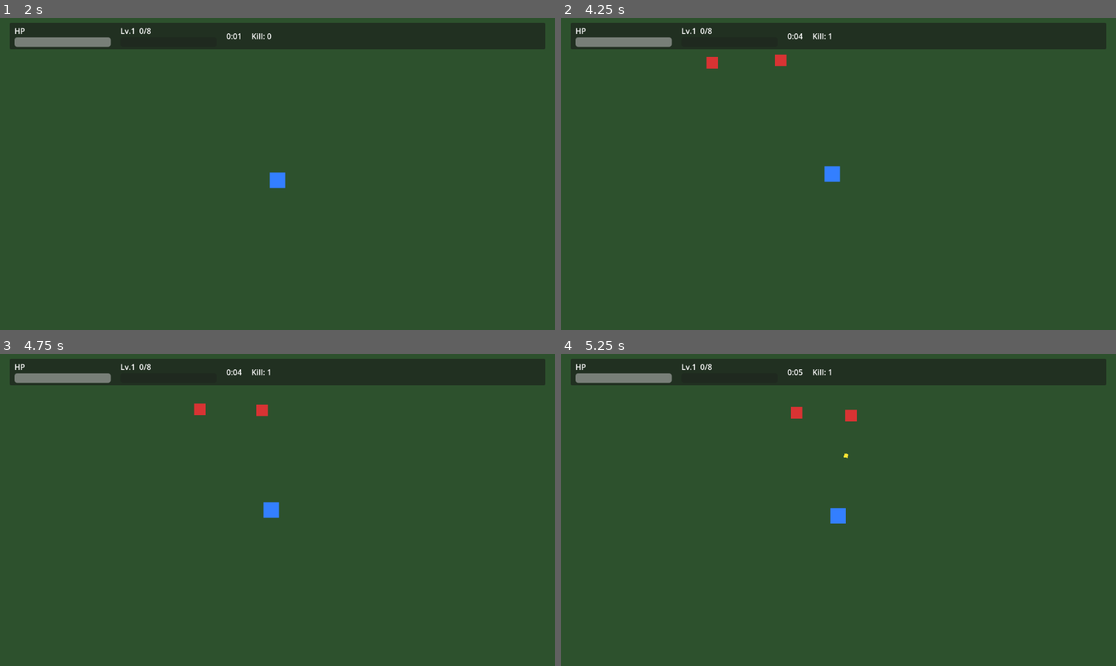
Above: before the commit, frames 1-4 (two rows, left to right).
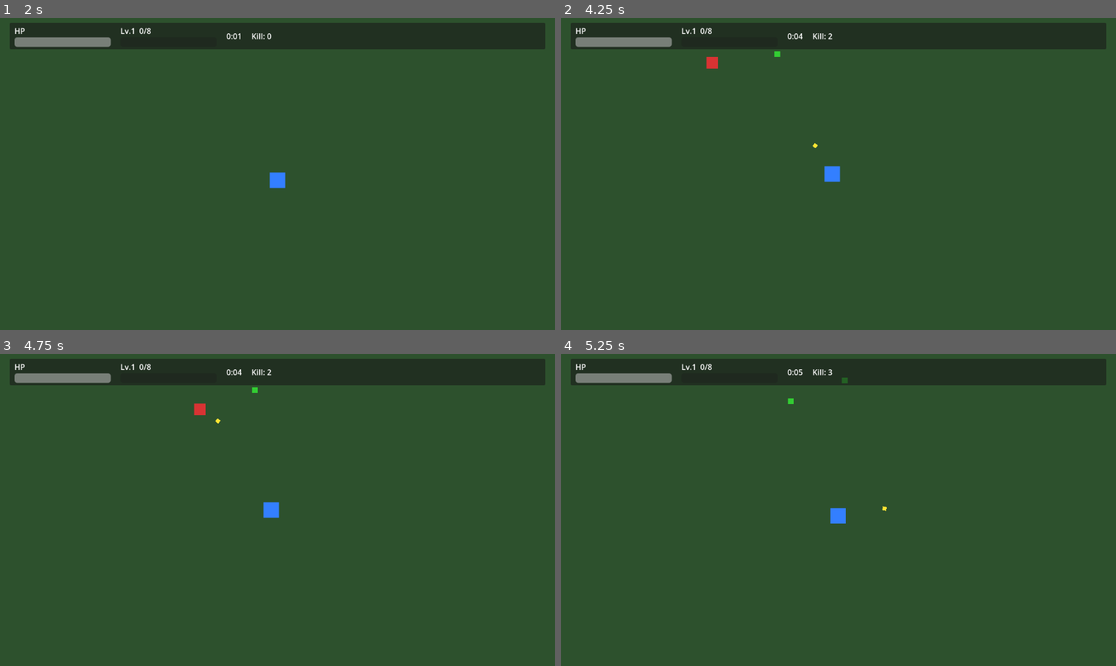
Above: after the commit, the same moments.

Repository: XxRa1n/demo-01
Game: Godot game, scene res://scenes/main.tscn
Same seed, same stepped clock (60 frames per second), same inputs: the game is played once before the commit and once after it.
Inputs (mouse positions are in pixels of both pictures, inside the frame that each line leads up to):
- Up to frame 1 (2 s): move the mouse to (399, 158) at 0.52 s; hold D (move_right) 0.53-1.28 s; tap Enter at 1.25 s; move the mouse to (166, 189) at 1.27 s; hold S (move_down) from 1.28 s (still down)
- Up to frame 2 (4.25 s): tap Space at 2 s; move the mouse to (894, 105) at 2.02 s; release S (move_down) at 2.03 s; hold D (move_right) 2.03-2.78 s; tap Enter at 2.75 s; move the mouse to (810, 236) at 2.77 s; hold W (move_up) 2.78-3.53 s; move the mouse to (1005, 220) at 3.52 s; hold A (move_left) from 3.53 s (still down)
- Up to frame 3 (4.75 s): keep holding A (move_left); move the mouse to (111, 463) at 4.27 s
- Up to frame 4 (5.25 s): move the mouse to (866, 510) at 5.02 s; release A (move_left) at 5.03 s; hold S (move_down) from 5.03 s (still down)

Frame 1 is identical in both runs. In frame 2, 0.1% of the frame differs, in the area x 38-49%, y 4-42%; in frame 3, 0.1%; in frame 4, 0.2%, in the area x 40-59%, y 4-51%.

Commit message:
Fix projectile despawn, enemy double-kill, and player-enemy collision
- projectile_base.gd: bullets despawned almost instantly because spawn_position was captured in setup() before the projectile was positioned (it recorded world origin (0,0), not the player). Replaced the distance-from-spawn check with map-bounds despawn so projectiles fly to the map edge as designed, vanishing only on enemy hit or when leaving the map.

- enemy_controller.gd: add is_dead guard so a dying enemy (queue_free is deferred to frame end) isn't killed and isn't dropped as multiple XP gems when several projectiles hit it in the same frame.

- Collision layers: move Walls to dedicated layer_7; player/enemy masks now collide only with walls, so they pass through each other (Vampire Survivors style) instead of the player getting physically stuck in swarms. Contact damage and projectile-vs-enemy detection unchanged.

Co-Authored-By: Claude <noreply@anthropic.com>

Diff:
--- a/project.godot
+++ b/project.godot
@@ -50,12 +50,13 @@
 
 [layer_names]
 
-2d_physics/layer_1="Player+Walls"
+2d_physics/layer_1="Player"
 2d_physics/layer_2="Enemies"
 2d_physics/layer_3="Projectiles"
 2d_physics/layer_4="XPGems"
 2d_physics/layer_5="PlayerPickup"
 2d_physics/layer_6="EnemyDamage"
+2d_physics/layer_7="Walls"
 
 [physics]
 
--- a/scenes/enemy.tscn
+++ b/scenes/enemy.tscn
@@ -7,7 +7,7 @@
 
 [node name="Enemy" type="CharacterBody2D"]
 collision_layer = 2
-collision_mask = 1
+collision_mask = 64
 script = ExtResource("1_enemy")
 
 [node name="CollisionShape2D" type="CollisionShape2D" parent="."]
--- a/scenes/main.tscn
+++ b/scenes/main.tscn
@@ -23,32 +23,32 @@
 
 [node name="WallTop" type="StaticBody2D" parent="GameWorld"]
 position = Vector2(1000, -20)
-collision_layer = 1
-collision_mask = 3
+collision_layer = 64
+collision_mask = 0
 
 [node name="CollisionShape2D" type="CollisionShape2D" parent="GameWorld/WallTop"]
 shape = SubResource("RectangleShape2D_hwall")
 
 [node name="WallBottom" type="StaticBody2D" parent="GameWorld"]
 position = Vector2(1000, 2020)
-collision_layer = 1
-collision_mask = 3
+collision_layer = 64
+collision_mask = 0
 
 [node name="CollisionShape2D" type="CollisionShape2D" parent="GameWorld/WallBottom"]
 shape = SubResource("RectangleShape2D_hwall")
 
 [node name="WallLeft" type="StaticBody2D" parent="GameWorld"]
 position = Vector2(-20, 1000)
-collision_layer = 1
-collision_mask = 3
+collision_layer = 64
+collision_mask = 0
 
 [node name="CollisionShape2D" type="CollisionShape2D" parent="GameWorld/WallLeft"]
 shape = SubResource("RectangleShape2D_vwall")
 
 [node name="WallRight" type="StaticBody2D" parent="GameWorld"]
 position = Vector2(2020, 1000)
-collision_layer = 1
-collision_mask = 3
+collision_layer = 64
+collision_mask = 0
 
 [node name="CollisionShape2D" type="CollisionShape2D" parent="GameWorld/WallRight"]
 shape = SubResource("RectangleShape2D_vwall")
--- a/scenes/player.tscn
+++ b/scenes/player.tscn
@@ -11,7 +11,7 @@
 
 [node name="Player" type="CharacterBody2D"]
 collision_layer = 1
-collision_mask = 3
+collision_mask = 64
 script = ExtResource("script_player")
 
 [node name="CollisionShape2D" type="CollisionShape2D" parent="."]
--- a/scripts/enemy/enemy_controller.gd
+++ b/scripts/enemy/enemy_controller.gd
@@ -4,6 +4,7 @@
 var enemy_hp: float = 8.0
 var enemy_speed: float = 60.0
 var contact_damage: int = 5
+var is_dead: bool = false
 
 ## 信号
 signal enemy_died(position: Vector2)
@@ -29,7 +30,7 @@
 
 
 func _physics_process(_delta: float) -> void:
-	if game_manager.game_over:
+	if is_dead or game_manager.game_over:
 		return
 	if not game_manager.player:
 		return
@@ -41,8 +42,13 @@
 
 
 func take_damage(amount: float) -> void:
+	# 死亡保护：敌人已被击杀但尚未 queue_free（帧末才销毁）期间，
+	# 避免多颗子弹重复触发击杀计数与宝石掉落。
+	if is_dead:
+		return
 	enemy_hp -= amount
 	if enemy_hp <= 0.0:
+		is_dead = true
 		enemy_died.emit(global_position)
 		game_manager.add_kill()
 		call_deferred("queue_free")
--- a/scripts/projectile/projectile_base.gd
+++ b/scripts/projectile/projectile_base.gd
@@ -5,7 +5,9 @@
 var projectile_speed: float = 400.0
 var pierce_count: int = 0  # 0 = 击中即消失，1 = 穿透1个敌人
 var direction: Vector2 = Vector2.RIGHT
-var spawn_position: Vector2 = Vector2.ZERO
+
+## 飞出地图边界多远后销毁（子弹不与墙碰撞，会越过边界）
+const DESPAWN_MARGIN: float = 100.0
 
 ## 状态
 var hit_count: int = 0
@@ -35,8 +37,10 @@
 	# 直线飞行
 	position += direction * projectile_speed * delta
 
-	# 超出范围自动销毁
-	if global_position.distance_to(spawn_position) > 1500.0:
+	# 飞出地图边界后销毁（设计：子弹一直飞到地图边缘，仅因撞敌或越界消失）
+	var map_size := game_manager.MAP_SIZE
+	if global_position.x < -DESPAWN_MARGIN or global_position.x > map_size.x + DESPAWN_MARGIN \
+			or global_position.y < -DESPAWN_MARGIN or global_position.y > map_size.y + DESPAWN_MARGIN:
 		queue_free()
 
 
@@ -45,7 +49,6 @@
 	projectile_speed = spd
 	direction = dir.normalized()
 	pierce_count = pierce
-	spawn_position = global_position
 
 
 func _on_body_entered(body: Node2D) -> void:
